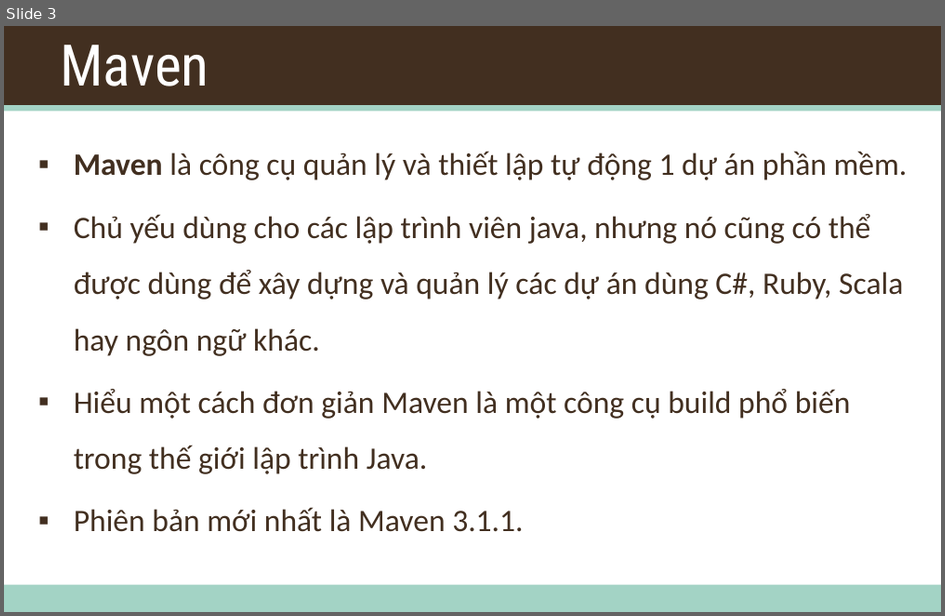
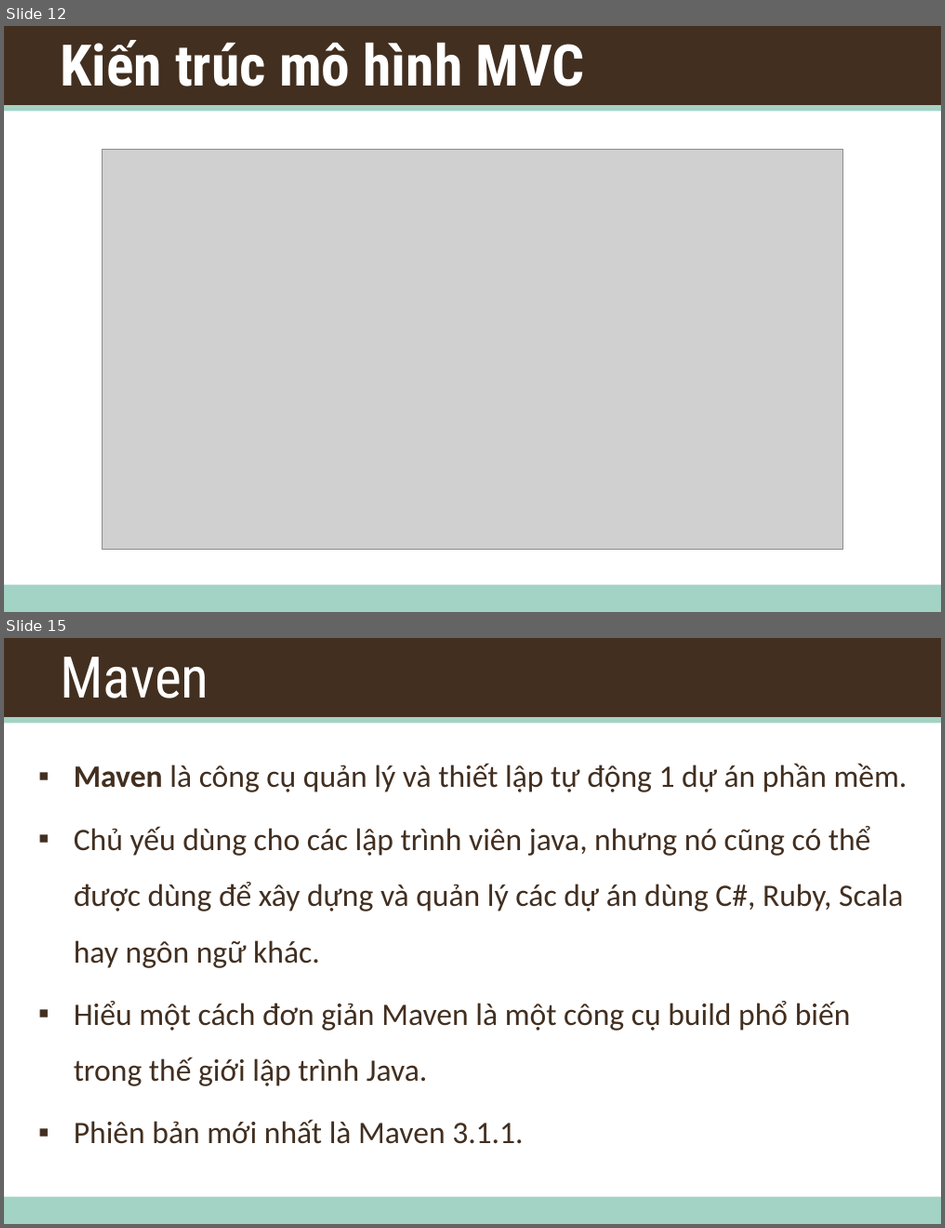
Before and after one commit to daotk/cap-deadline, a slide deck: Training/Training.pptx. Shown one above the other, each under a label of ours: slide 3 before the commit, slides 12 and 15 after it; the slides between them are not shown. The pictures are 945x616 and 945x1228 pixels, drawn with LibreOffice and Linux fonts; fonts in the diff are those of the drawing; grey boxes stand for pictures; background and template pictures are left out. Boxes give left, top, right and bottom in pixels: in the first picture for what was removed or moved away, otherwise in the second. Text is boxed around its words. In the diff, an @@ line names an element or a change of style, - is before the commit and + after.

```diff
--- a/Training/Training.pptx
+++ b/Training/Training.pptx
@@ slide 12 added at <box>4,26,941,612</box>, background #FFFFFF; not listed: 3 template elements that a slide beside it also shows @@
@@ title added at <box>60,40,585,86</box>, 44 pt, text #FFFFFF, bold @@
+Kiến trúc mô hình MVC
@@ picture added at <box>103,150,843,550</box> @@
@@ what was slide 3 is now slide 15 @@
```
Also in this commit, not shown: 1 slide changed, 12 other slides added, 1 slide removed.
